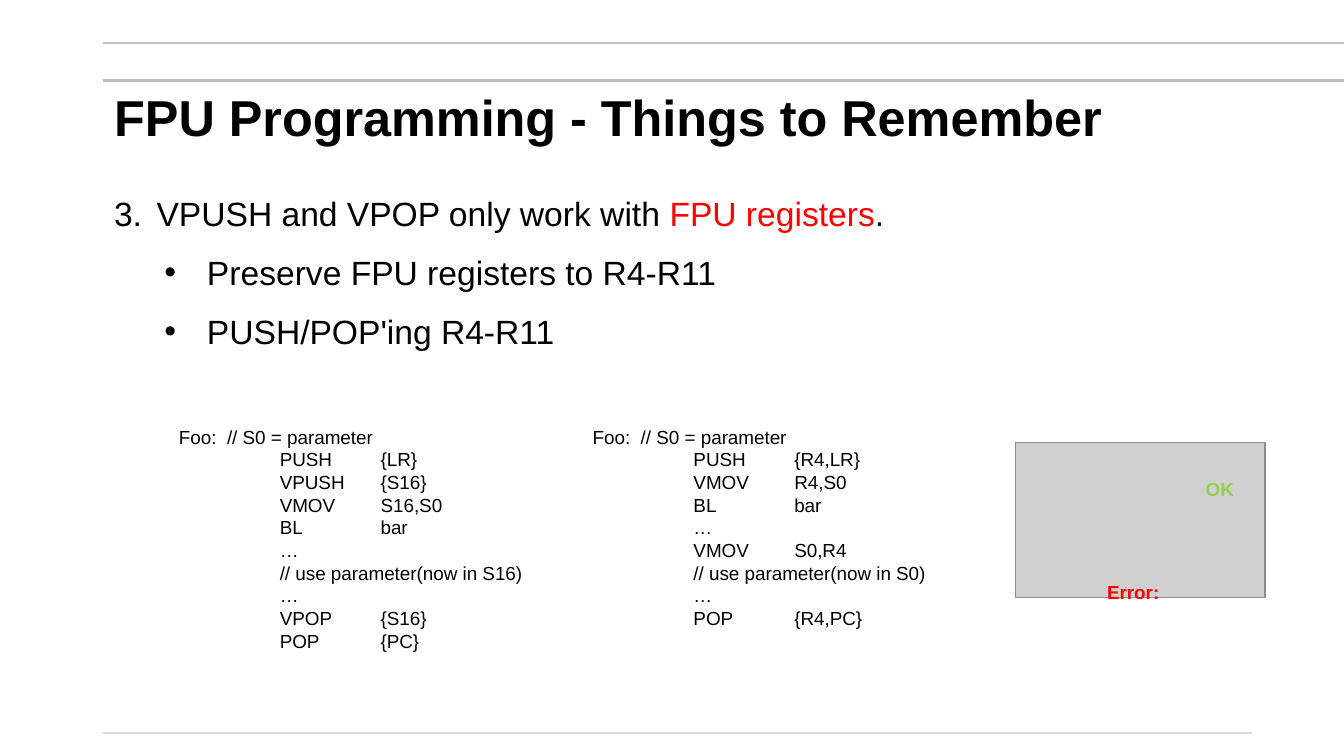
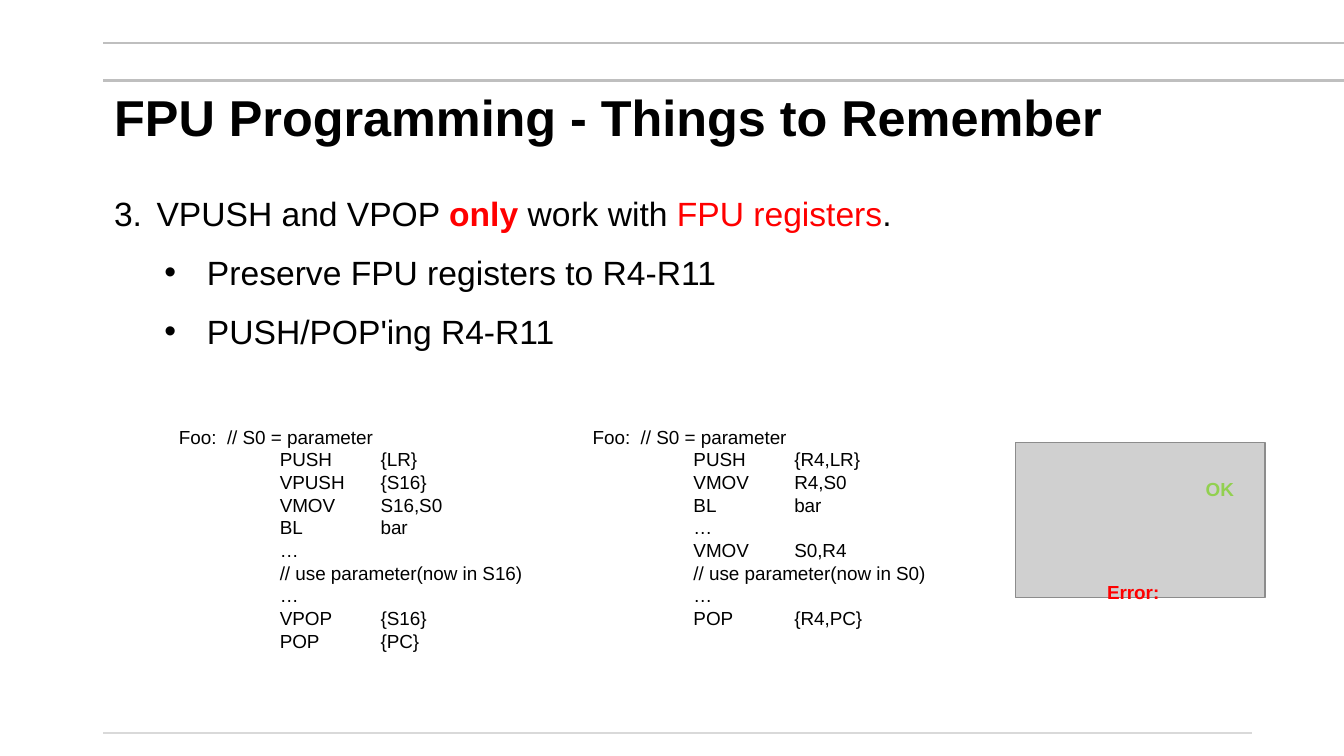
Before and after one commit to mikegrace2/CSEN20-Fall2026-Course-Website, a slide deck: slide 61 of Week08_FloatingPoint/Ch09_Getting Started with Floating Point_V4.pptx. Drawn at 1344x756 pixels with LibreOffice and Linux fonts; fonts in the diff are those of the drawing; grey boxes stand for pictures; background and template pictures are left out. Boxes give left, top, right and bottom in pixels: in the first picture for what was removed or moved away, otherwise in the second. Text is boxed around its words. In the diff, an @@ line names an element or a change of style, - is before the commit and + after.

Commit message:
Updated styles

```diff
--- a/Week08_FloatingPoint/Ch09_Getting Started with Floating Point_V4.pptx
+++ b/Week08_FloatingPoint/Ch09_Getting Started with Floating Point_V4.pptx
@@ text at (157, 201, 891, 233): text colour #000000 to #FF0000, bold on in "only" @@
```
Also in this commit, not shown: 5 other slides changed.
